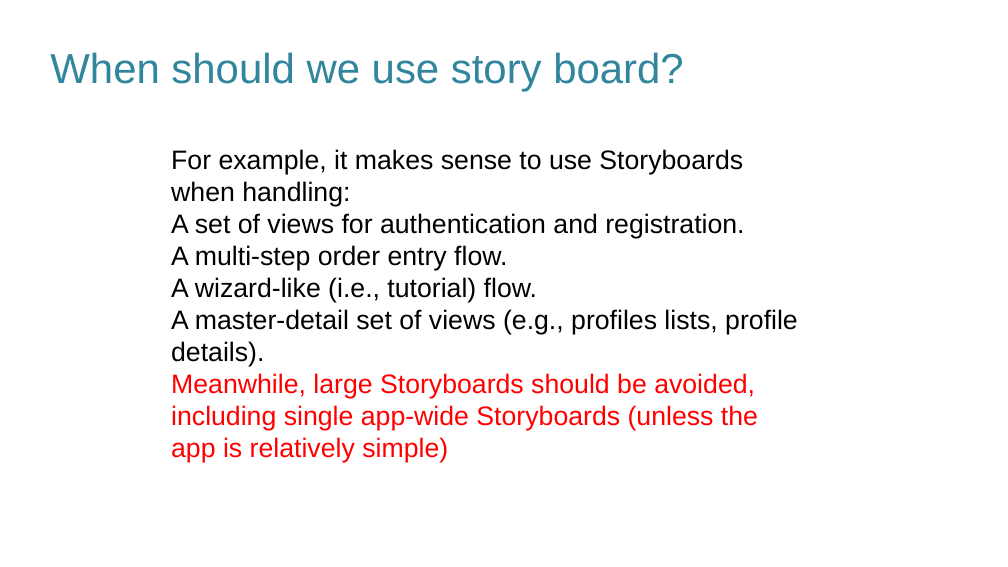
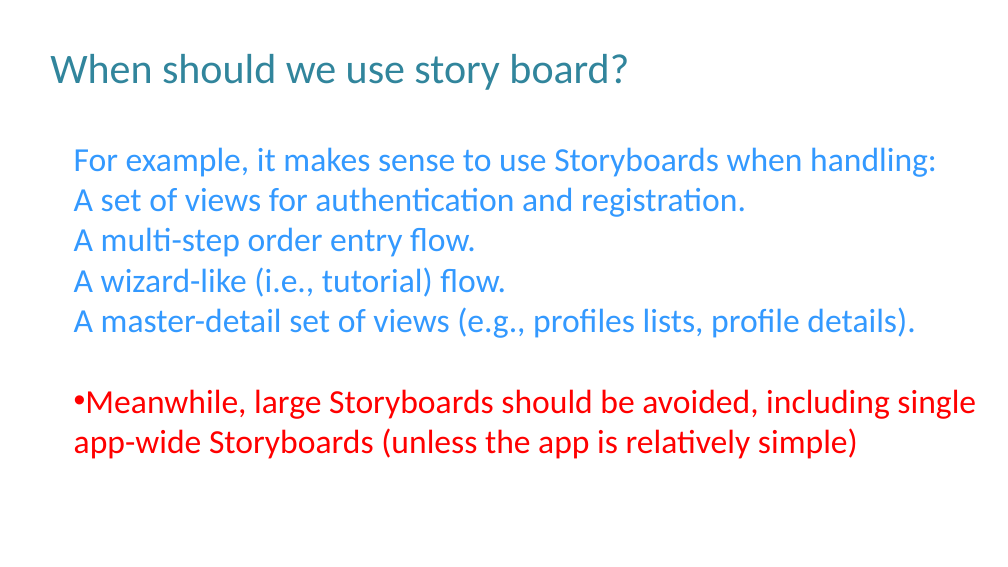
Before and after one commit to aminhngn/Course_Mobile_IOS, a slide deck: slide 56 of course/IOS_Module_02_ui_design.pptx (slide 45 before the commit). Drawn at 1008x567 pixels with LibreOffice and Linux fonts; fonts in the diff are those of the drawing. Boxes give left, top, right and bottom in pixels: in the first picture for what was removed or moved away, otherwise in the second. Text is boxed around its words. In the diff, an @@ line names an element or a change of style, - is before the commit and + after.

```diff
--- a/course/IOS_Module_02_ui_design.pptx
+++ b/course/IOS_Module_02_ui_design.pptx
@@ text "When should we use story ..." at [50, 54, 629, 90]: size 39.9 to 40 pt, font Arial to Calibri @@
@@ text "For example, it makes sense ...": place and size @@
-text "For example, it makes sense ..." at [171, 149, 798, 462]
+text "For example, it makes sense ..." at [74, 147, 976, 459]
@@ text "For example, it makes sense ..." at [74, 147, 976, 459]: size 25.4 to 32 pt, font Arial to Calibri; text colour #000000 to #3399FF in "For example, it makes sense to use ...", "A set of views for authentication and ...", "A multi-step order entry flow.", "A wizard-like (i.e., tutorial) flow." and 1 more places; bullet none to • @@
```
Also in this commit, not shown: 17 other slides changed, 10 slides added, 4 slides removed, 1 other file.
